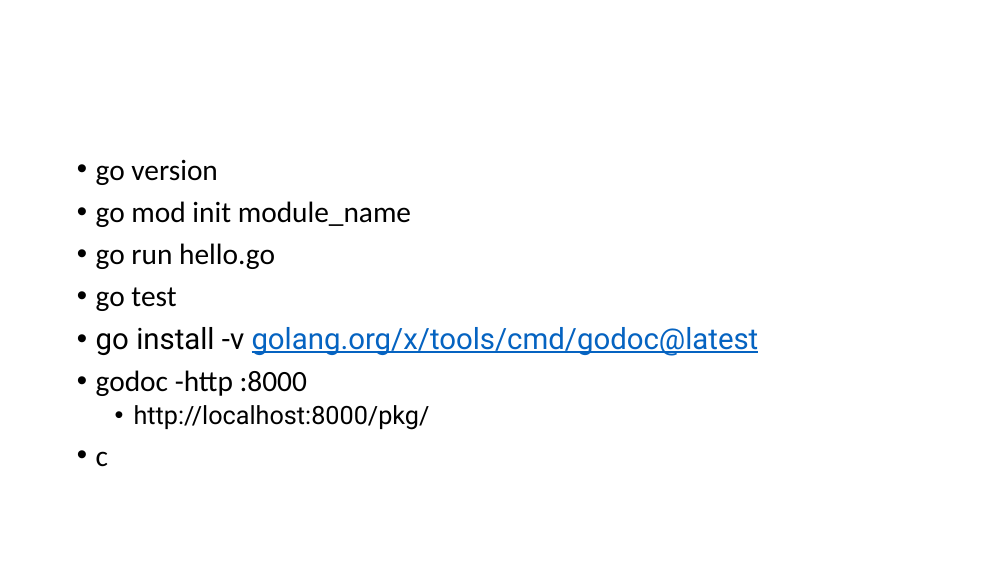
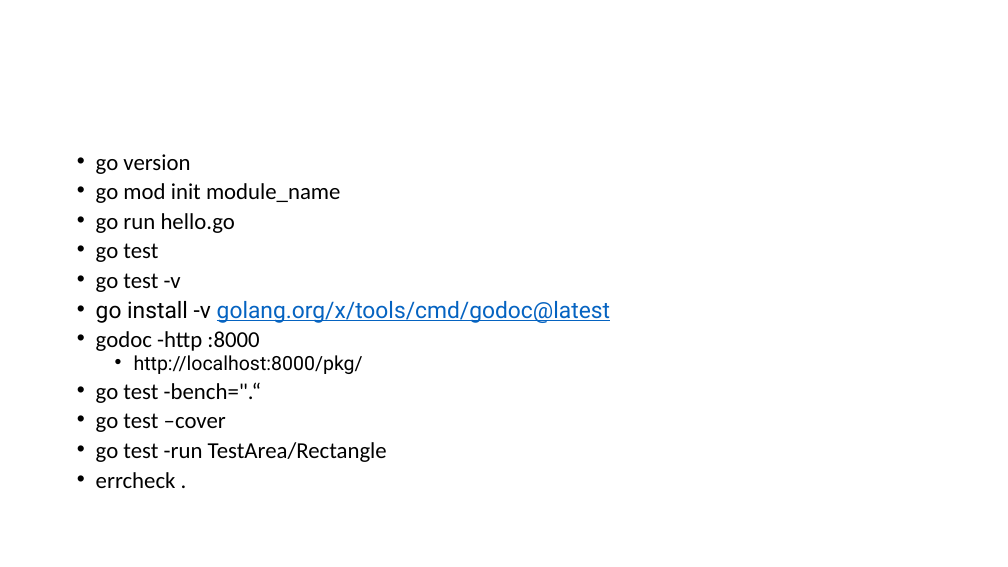
Before and after one commit to kumudaPriya98/LearningGo, a slide deck: slide 2 of Learning Go.pptx. Drawn at 1008x567 pixels with LibreOffice and Linux fonts; fonts in the diff are those of the drawing. Boxes give left, top, right and bottom in pixels: in the first picture for what was removed or moved away, otherwise in the second. Text is boxed around its words. In the diff, an @@ line names an element or a change of style, - is before the commit and + after.

```diff
--- a/Learning Go.pptx
+++ b/Learning Go.pptx
@@ text at (96, 154, 610, 374): size 28 to 21.7 pt in "go version", "go mod init module_name", "go run hello.go", "go test" and 2 more places; size 24 to 18.6 pt in "http://localhost:8000/pkg/"; line spacing 0.9 to 0.7 @@
@@ text at (96, 273, 181, 292): paragraph added @@
+• go test -v
@@ text at (96, 382, 387, 488): text changed; size 28 to 21.7 pt @@
-• c
+• go test -bench=".“
+• go test –cover
+• go test -run TestArea/Rectangle
+• errcheck .
```
Also in this commit, not shown: 1 slide added, 1 slide removed, 2 other files.
